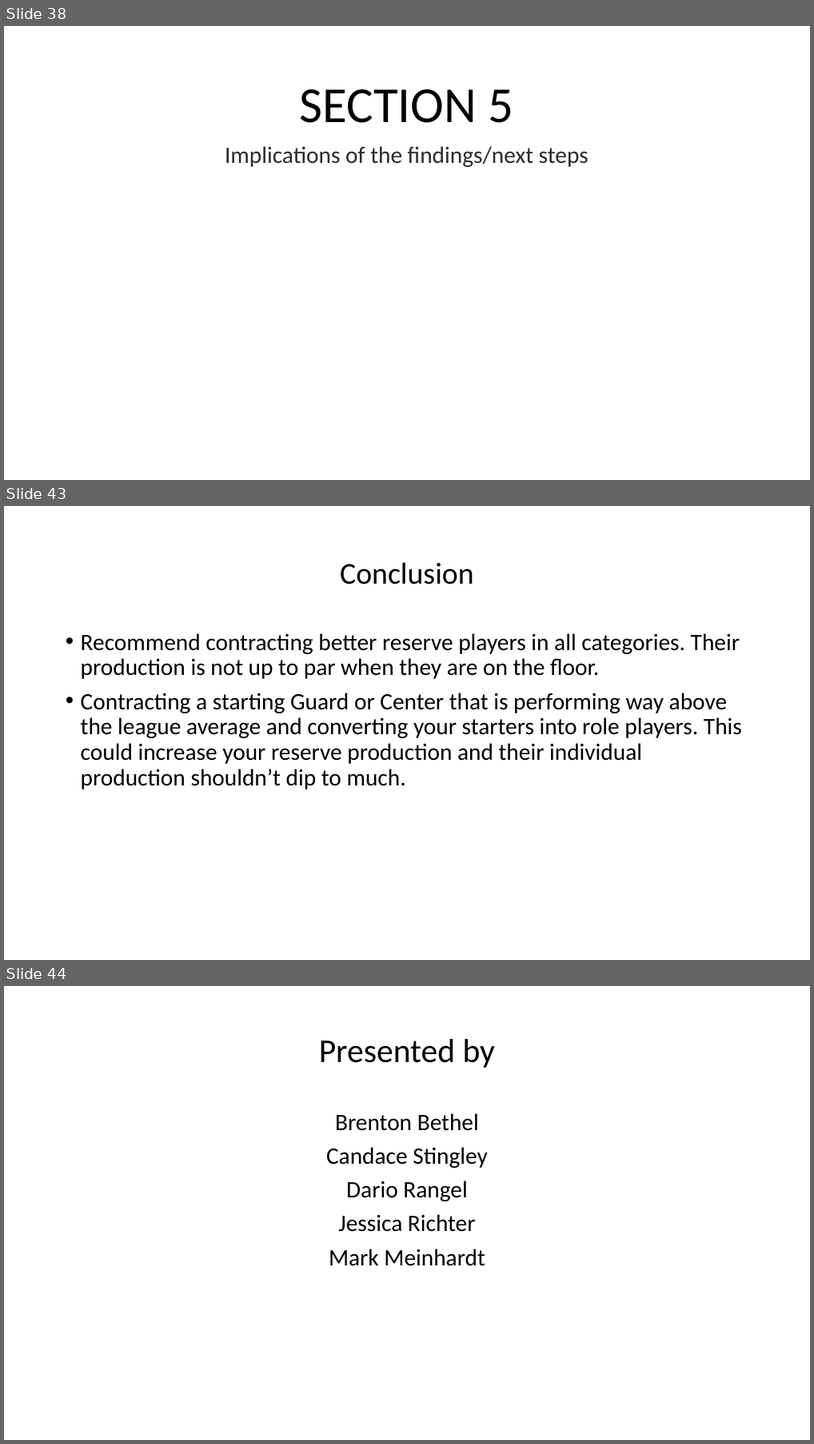
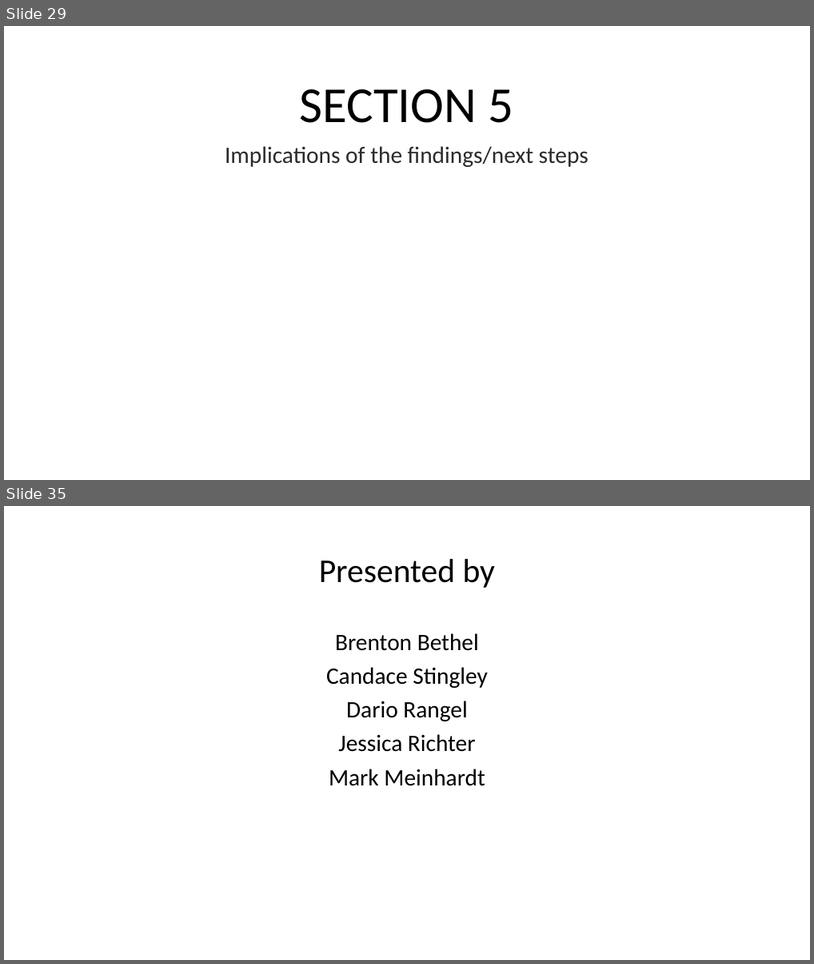
Before and after one commit to CandaceDoesData/Group_Project_1, a slide deck: Project_1_NBA/NBA.pptx. Shown one above the other, each under a label of ours: slides 38, 43 and 44 before the commit, slides 29 and 35 after it; the slides between them are not shown. The pictures are 814x1444 and 814x964 pixels, drawn with LibreOffice and Linux fonts; fonts in the diff are those of the drawing. Boxes give left, top, right and bottom in pixels: in the first picture for what was removed or moved away, otherwise in the second. Text is boxed around its words. In the diff, an @@ line names an element or a change of style, - is before the commit and + after.

```diff
--- a/Project_1_NBA/NBA.pptx
+++ b/Project_1_NBA/NBA.pptx
@@ slide 43 removed at box(4, 506, 810, 960), background #FFFFFF @@
@@ title removed at box(340, 562, 474, 584) @@
-Conclusion
@@ text removed at box(81, 633, 742, 789) @@
-• Recommend contracting better reserve players in all categories. Their production is not up to par when they are on the floor.
-• Contracting a starting Guard or Center that is performing way above the league average and converting your starters into role players. This could increase your reserve production and their individual production shouldn’t dip to much.
@@ what was slide 38 is now slide 29 @@
@@ what was slide 44 is now slide 35 @@
```
Also in this commit, not shown: 3 slides changed, 12 slides added, 20 other slides removed, 32 other files.
